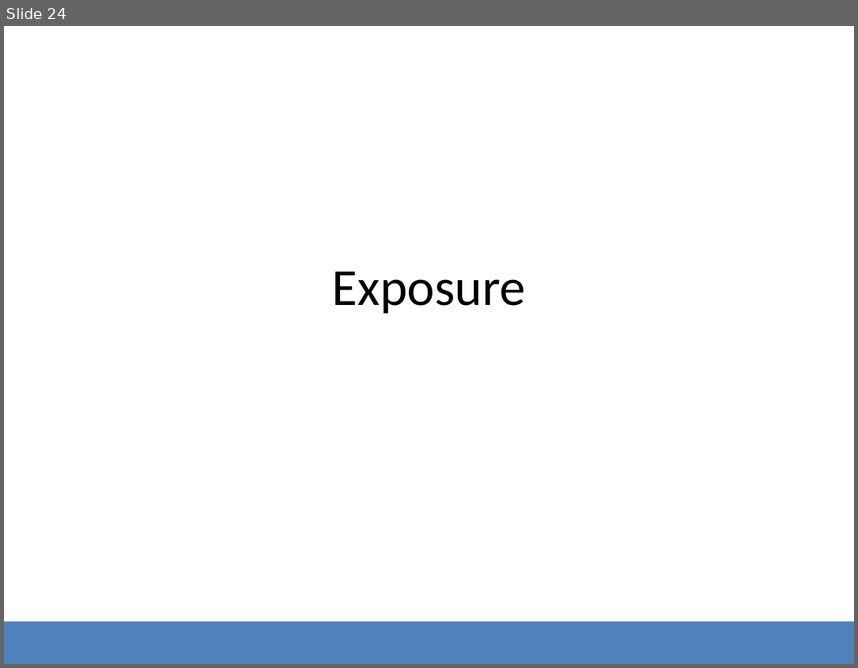
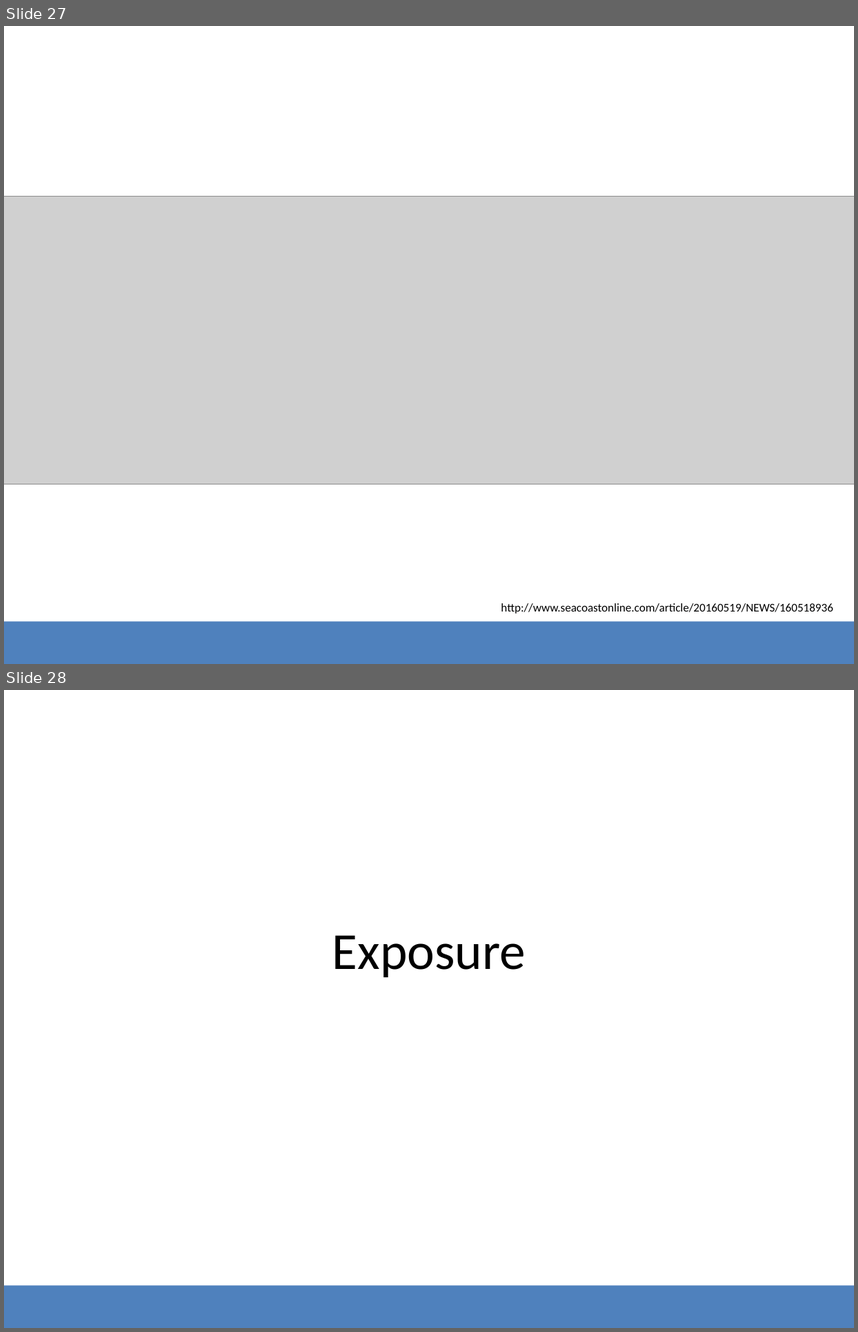
Before and after one commit to SilentSpringInstitute/NHANES_Presentation, a slide deck: Playing with NHANES.pptx. Shown one above the other, each under a label of ours: slide 24 before the commit, slides 27 and 28 after it. The pictures are 858x668 and 858x1332 pixels, drawn with LibreOffice and Linux fonts; fonts in the diff are those of the drawing; grey boxes stand for pictures; background and template pictures are left out. Boxes give left, top, right and bottom in pixels: in the first picture for what was removed or moved away, otherwise in the second. Text is boxed around its words. In the diff, an @@ line names an element or a change of style, - is before the commit and + after.

```diff
--- a/Playing with NHANES.pptx
+++ b/Playing with NHANES.pptx
@@ slide 27 added at box(4, 26, 854, 664), background #FFFFFF; not listed: 1 template element that a slide beside it also shows @@
@@ picture added at box(4, 196, 854, 484) @@
@@ text added at box(501, 603, 833, 613), 10 pt, text #000000 @@
+http://www.seacoastonline.com/article/20160519/NEWS/160518936
@@ what was slide 24 is now slide 28 @@
```
Also in this commit, not shown: 1 slide changed, 5 other slides added, 1 other file.
